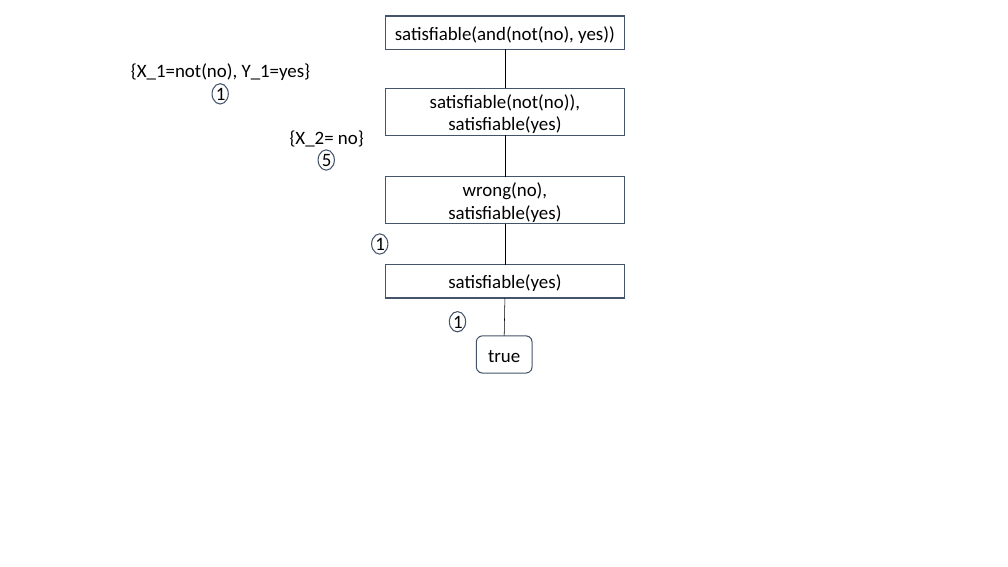
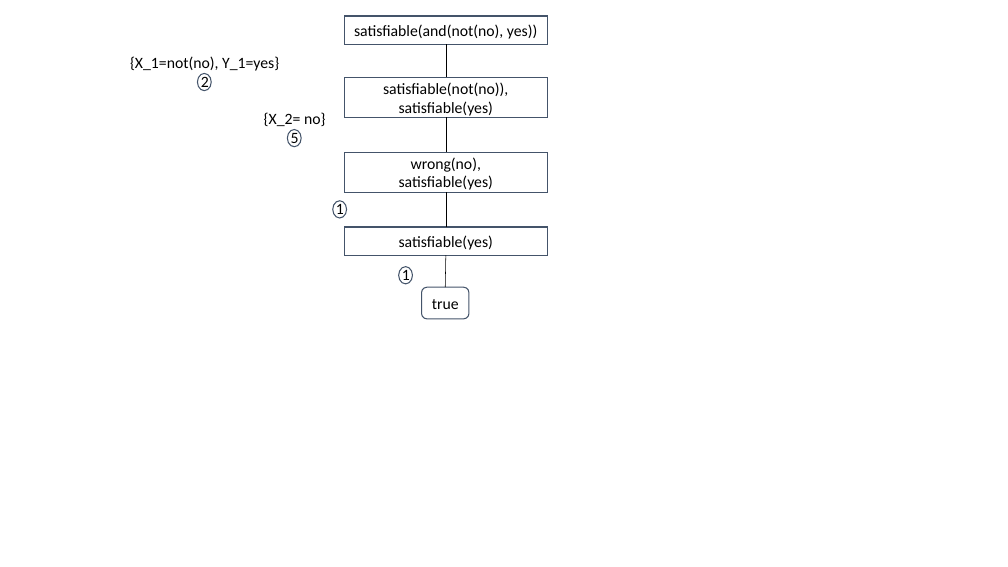
Before and after one commit to bguppl/interpreters, a slide deck: slide 3 of practice_sessions/resources/ps11/tree.pptx. Drawn at 1008x567 pixels with LibreOffice and Linux fonts; fonts in the diff are those of the drawing. Boxes give left, top, right and bottom in pixels: in the first picture for what was removed or moved away, otherwise in the second. Text is boxed around its words. In the diff, an @@ line names an element or a change of style, - is before the commit and + after.

```diff
--- a/practice_sessions/resources/ps11/tree.pptx
+++ b/practice_sessions/resources/ps11/tree.pptx
@@ rectangle "satisfiable(and(not(no), yes))": place and size @@
-rectangle "satisfiable(and(not(no), yes))" at [385, 16, 625, 49]
+rectangle "satisfiable(and(not(no), yes))" at [344, 16, 547, 44]
@@ text at [130, 56, 279, 71]: size 18 to 15 pt @@
@@ line moved from (505, 49) - (505, 88) to (446, 44) - (446, 77) @@
@@ ellipse: place and size @@
-ellipse at [212, 84, 228, 104]
+ellipse at [197, 73, 211, 91]
@@ text at [201, 73, 209, 91]: text changed; size 18 to 15 pt @@
-1
+2
@@ rectangle "satisfiable(not(no)),": place and size @@
-rectangle "satisfiable(not(no))," at [385, 88, 625, 135]
+rectangle "satisfiable(not(no))," at [344, 77, 547, 117]
@@ text "{X_2= no}": place and size @@
-text "{X_2= no}" at [290, 130, 364, 171]
+text "{X_2= no}" at [264, 112, 326, 147]
@@ line moved from (505, 135) - (505, 177) to (446, 117) - (446, 152) @@
@@ ellipse: place and size @@
-ellipse at [318, 150, 335, 170]
+ellipse at [287, 129, 301, 147]
@@ rectangle "wrong(no),": place and size @@
-rectangle "wrong(no)," at [385, 177, 625, 224]
+rectangle "wrong(no)," at [344, 152, 547, 192]
@@ text "1": place and size @@
-text "1" at [375, 235, 385, 255]
+text "1" at [336, 201, 344, 219]
@@ ellipse: place and size @@
-ellipse at [372, 234, 389, 254]
+ellipse at [333, 201, 346, 219]
@@ line moved from (505, 224) - (505, 265) to (446, 192) - (446, 227) @@
@@ rectangle "satisfiable(yes)": place and size @@
-rectangle "satisfiable(yes)" at [385, 265, 625, 298]
+rectangle "satisfiable(yes)" at [344, 227, 547, 255]
@@ text "1": place and size @@
-text "1" at [453, 312, 463, 333]
+text "1" at [402, 267, 410, 285]
@@ ellipse: place and size @@
-ellipse at [449, 312, 466, 332]
+ellipse at [399, 267, 412, 284]
@@ line moved from (505, 298) - (504, 336) to (446, 256) - (445, 287) @@
@@ size 18 to 15 pt in 8 elements at [344, 16, 547, 44], [264, 112, 326, 147], [344, 77, 547, 117], [336, 201, 344, 219], [344, 152, 547, 192], [344, 227, 547, 255], [402, 267, 410, 285], [422, 287, 470, 319] @@
@@ rounded rectangle "true": place and size @@
-rounded rectangle "true" at [476, 336, 532, 373]
+rounded rectangle "true" at [422, 287, 470, 319]
```
Also in this commit, not shown: 4 other files.
